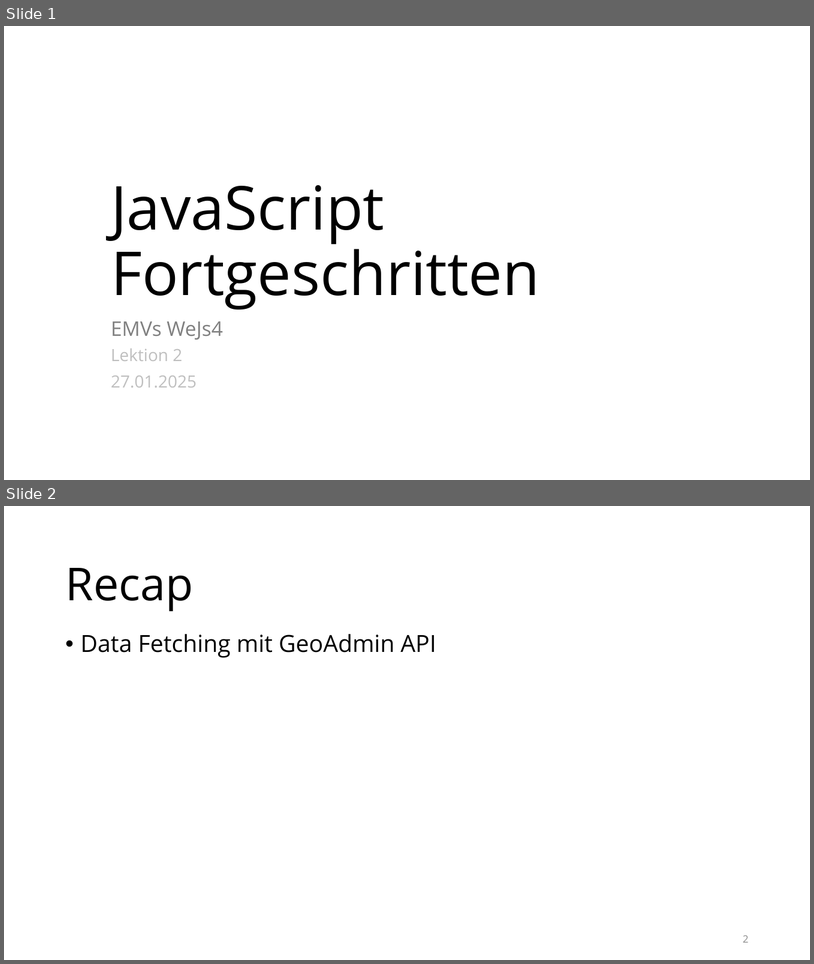
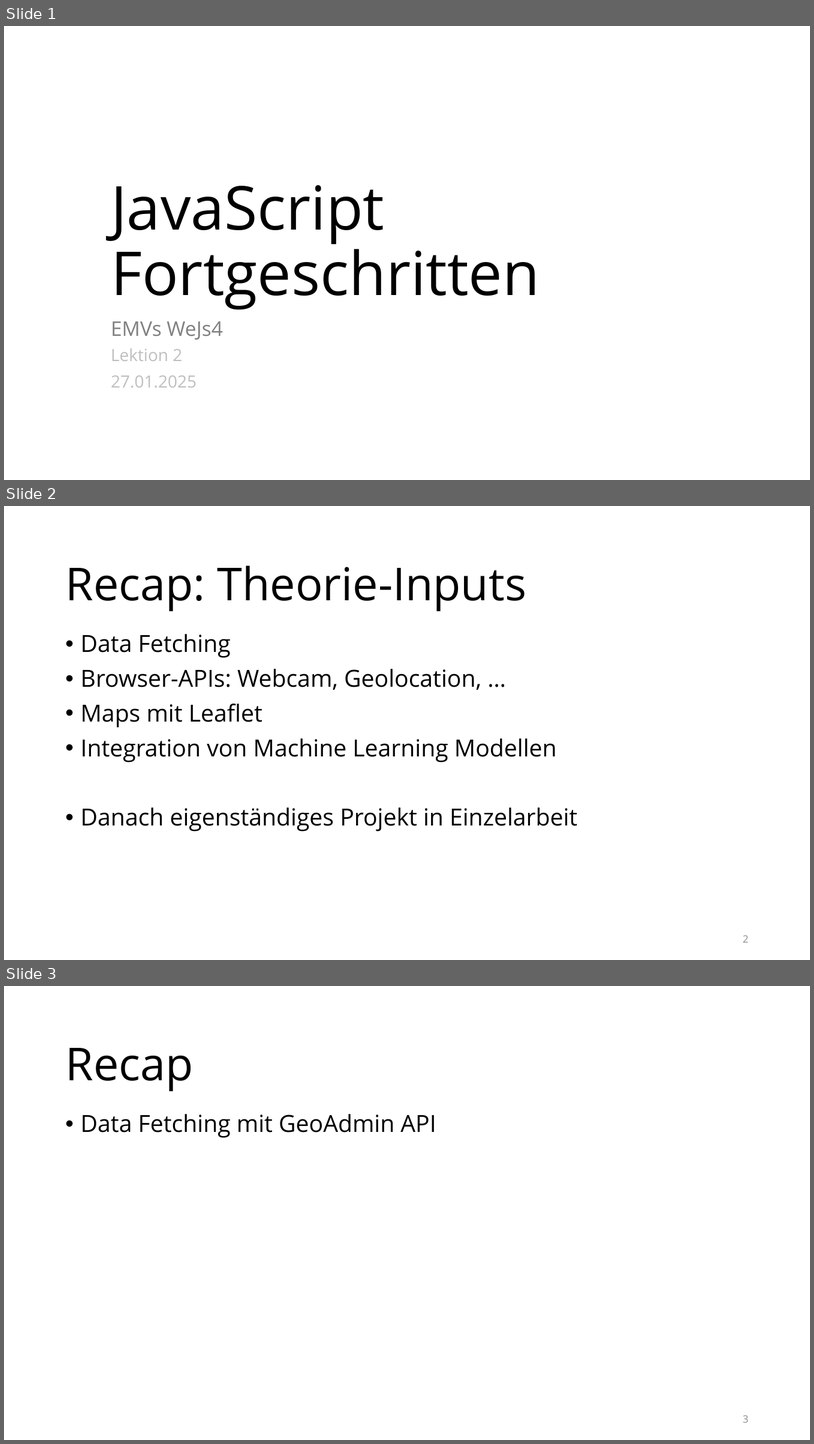
Before and after one commit to raphaeldas/js-advanced, a slide deck: papers/lektion-2.pptx. Shown one above the other, each under a label of ours: slides 1 and 2 before the commit, slides 1, 2 and 3 after it. The pictures are 814x964 and 814x1444 pixels, drawn with LibreOffice and Linux fonts; fonts in the diff are those of the drawing; background and template pictures are left out. Boxes give left, top, right and bottom in pixels: in the first picture for what was removed or moved away, otherwise in the second. Text is boxed around its words. In the diff, an @@ line names an element or a change of style, - is before the commit and + after.

```diff
--- a/papers/lektion-2.pptx
+++ b/papers/lektion-2.pptx
@@ slide 2 added at <box>4,506,810,960</box>, background #FFFFFF @@
@@ title added at <box>65,565,527,612</box>, 54 pt, text #000000 @@
+Recap: Theorie-Inputs
@@ text added at <box>81,634,578,831</box>, 28 pt, text #000000 @@
+• Data Fetching
+• Browser-APIs: Webcam, Geolocation, …
+• Maps mit Leaflet
+• Integration von Machine Learning Modellen
+• Danach eigenständiges Projekt in Einzelarbeit
@@ page number added at <box>743,935,749,942</box>, 12 pt, text #8C8C8C @@
+2
@@ what was slide 2 is now slide 3 @@
@@ page number at <box>743,1415,749,1422</box>: text changed @@
-2
+3
```
Also in this commit, not shown: 3 slides changed, 1 slide removed, 1 other file.
